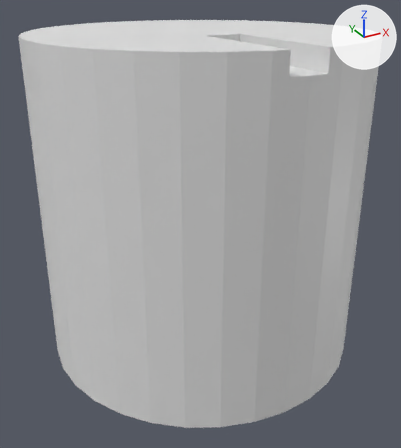
Two versions of the Blender file assets/models/knob.blend, one commit apart.
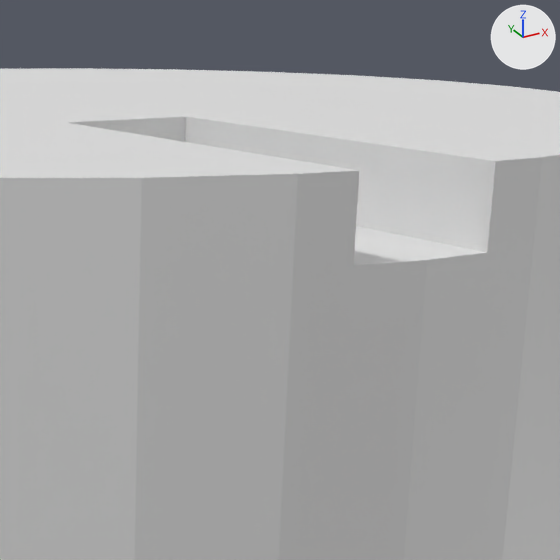
Old and new are each drawn whole from a camera (50 mm lens) standing at (-0.406, -0.738, 0.317) and looking at (-0.009, -0.017, -0.043) and again close up on the part from 46% to 87% of the width and 0% to 36% of the height. Arrows for +X, +Y and +Z are at upper right; the lights stay in place. The first two pictures are the older version.
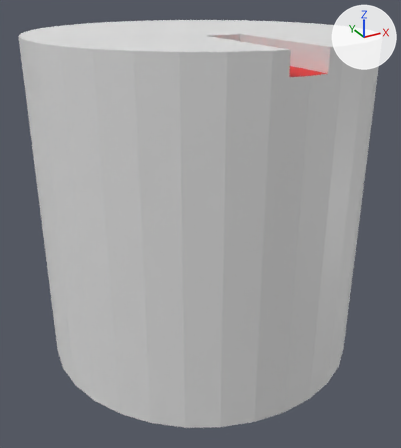
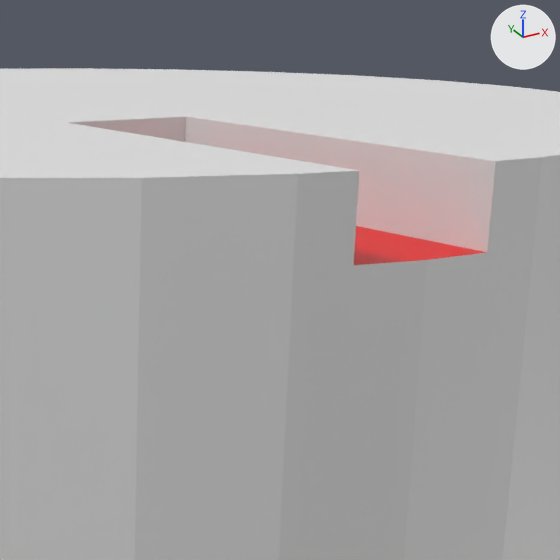
Pixel boxes [x1, y1, x2, y2] of what changed, in the close-ups (560 x 560 px):
part 1 of me_cylinder, recoloured (white to red): [354, 226, 487, 265] in both

The change, as a list of edits to the scene's bpy script:
```text
Add mat_material_001:
    mat_material_001 = principled_material('Material.001')
    mat_material_001.base_color = (0.8, 0.8, 0.8)  # white #e7e7e7
Add mat_material_002:
    mat_material_002 = principled_material('Material.002')
    mat_material_002.base_color = (0.8, 0.0, 0.00147)  # red #e70005
Change me_cylinder:
    where me_cylinder.from_pydata(...)  # 72 vertices, 38 faces; spans x -1.0..1.0, y -1.0..1.0, z -1.0..1.0
    used by ob_cylinder; location = (0.0, 0.0, 0.0); scale = (0.25, 0.25, 0.25)
    me_cylinder part 1: the 1 face centred in x 0.0, y -0.7, z 0.89 switches from no material to mat_material_002 (red #e70005)
    add me_cylinder.materials.append(mat_material_001)  # white #e7e7e7
    add me_cylinder.materials.append(mat_material_002)  # red #e70005
```
